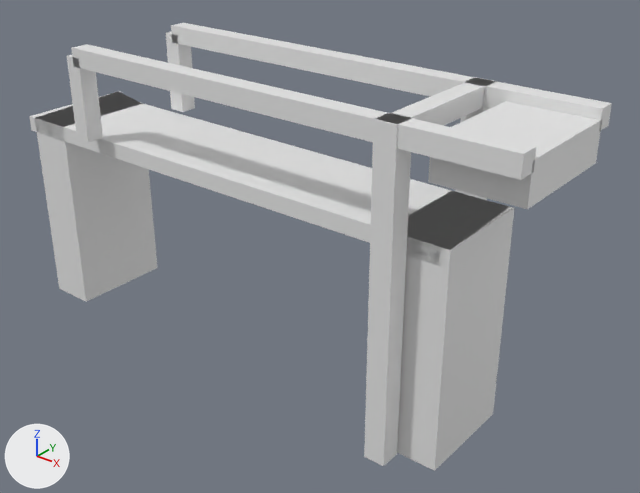
The glTF model models/amerongen/amerongen-brug-211a7972/amerongen-brug-211a7972.glb, before and after one commit.
Camera for both pictures: a camera (50 mm lens) standing at (28.0, -29.4, 15.0) and looking at (4.0, 0.7, -3.6). Every picture has the same lights, and +X, +Y and +Z are marked at lower left. The picture after the commit comes second.

Script lines for the objects in view, before the commit:
```python
ob_building_balans = bpy.data.objects.new('building:balans', me_balans)
ob_building_balans.location = (0.0, 0.0, 0.0)
ob_building_balans_2 = bpy.data.objects.new('building:balans 2', me_balans_2)
ob_building_balans_2.location = (0.0, 0.0, 0.0)
ob_building_contragewicht = bpy.data.objects.new('building:contragewicht', me_contragewicht)
ob_building_contragewicht.location = (0.0, 0.0, 0.0)
ob_building_hamei = bpy.data.objects.new('building:hamei', me_hamei)
ob_building_hamei.location = (0.0, 0.0, 0.0)
ob_building_hamei_2 = bpy.data.objects.new('building:hamei 2', me_hamei_2)
ob_building_hamei_2.location = (0.0, 0.0, 0.0)
ob_building_hangstang = bpy.data.objects.new('building:hangstang', me_hangstang)
ob_building_hangstang.location = (0.0, 0.0, 0.0)
ob_building_hangstang_2 = bpy.data.objects.new('building:hangstang 2', me_hangstang_2)
ob_building_hangstang_2.location = (0.0, 0.0, 0.0)
ob_building_portaal = bpy.data.objects.new('building:portaal', me_portaal)
ob_building_portaal.location = (0.0, 0.0, 0.0)
ob_road_landhoofd__aangenomen = bpy.data.objects.new('road:landhoofd (aangenomen)', me_landhoofd__aangenomen)
ob_road_landhoofd__aangenomen.location = (0.0, 0.0, 0.0)
# also in view: 'road:dek' at (0.0, 0.0, 0.0); 'road:landhoofd (aangenomen) 2' at (11.7, -0.5, -4.8)
```
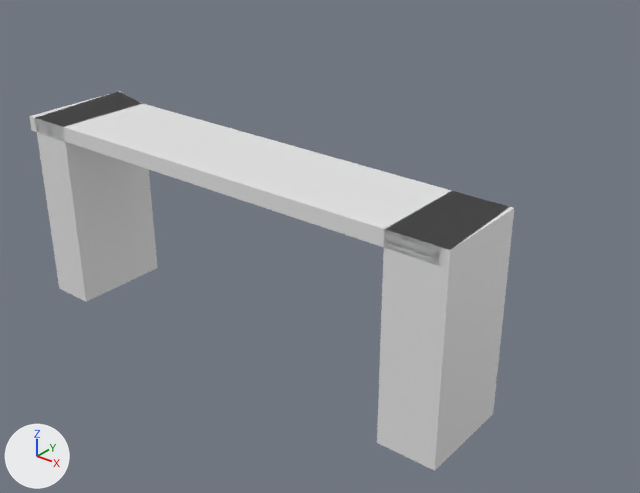
The change, as a diff of the scene's bpy script:
```diff
--- a/models/amerongen/amerongen-brug-211a7972/amerongen-brug-211a7972.glb.py
+++ b/models/amerongen/amerongen-brug-211a7972/amerongen-brug-211a7972.glb.py
@@ ob_building_hamei @@
-ob_building_hamei = bpy.data.objects.new('building:hamei', me_hamei)
-ob_building_hamei.location = (0.0, 0.0, 0.0)
@@ ob_building_hamei_2 @@
-ob_building_hamei_2 = bpy.data.objects.new('building:hamei 2', me_hamei_2)
-ob_building_hamei_2.location = (0.0, 0.0, 0.0)
@@ ob_building_portaal @@
-ob_building_portaal = bpy.data.objects.new('building:portaal', me_portaal)
-ob_building_portaal.location = (0.0, 0.0, 0.0)
@@ ob_building_balans @@
-ob_building_balans = bpy.data.objects.new('building:balans', me_balans)
-ob_building_balans.location = (0.0, 0.0, 0.0)
@@ ob_building_hangstang @@
-ob_building_hangstang = bpy.data.objects.new('building:hangstang', me_hangstang)
-ob_building_hangstang.location = (0.0, 0.0, 0.0)
@@ ob_building_balans_2 @@
-ob_building_balans_2 = bpy.data.objects.new('building:balans 2', me_balans_2)
-ob_building_balans_2.location = (0.0, 0.0, 0.0)
@@ ob_building_hangstang_2 @@
-ob_building_hangstang_2 = bpy.data.objects.new('building:hangstang 2', me_hangstang_2)
-ob_building_hangstang_2.location = (0.0, 0.0, 0.0)
@@ ob_building_contragewicht @@
-ob_building_contragewicht = bpy.data.objects.new('building:contragewicht', me_contragewicht)
-ob_building_contragewicht.location = (0.0, 0.0, 0.0)
```

Boxes (x1, y1, x2, y2) around the edits, measured in the pictures (640 x 493 px):
'building:balans 2', deleted: before (71, 44, 536, 180)
'building:hamei 2', deleted: before (364, 113, 411, 466)
'building:contragewicht', deleted: before (428, 101, 602, 209)
'building:balans', deleted: before (171, 23, 612, 131)
'building:portaal', deleted: before (385, 80, 488, 125)
'building:hangstang 2', deleted: before (67, 55, 103, 142)
'building:hangstang', deleted: before (166, 32, 195, 112)
'building:hamei', deleted: before (455, 77, 498, 200)
